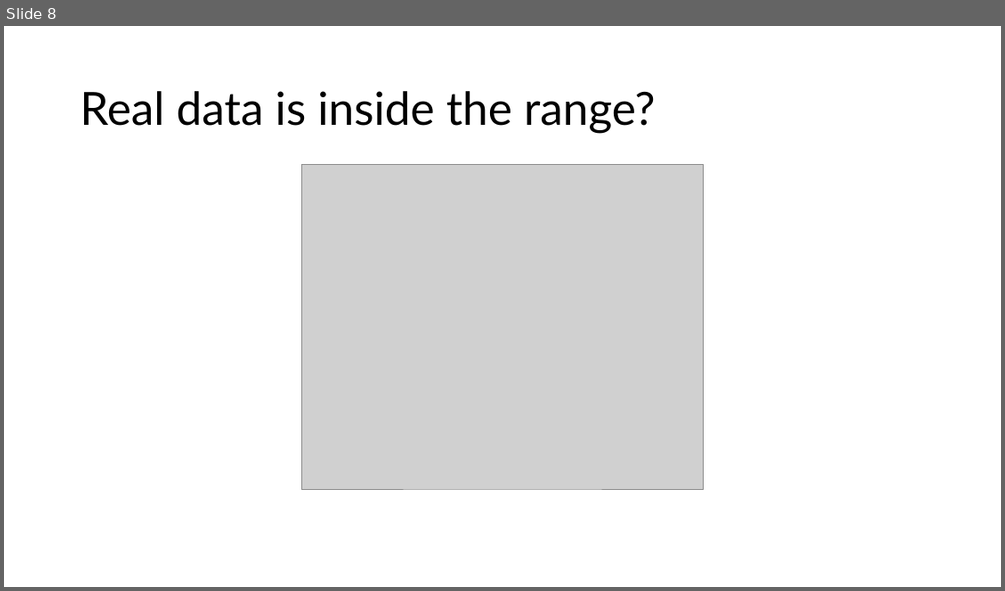
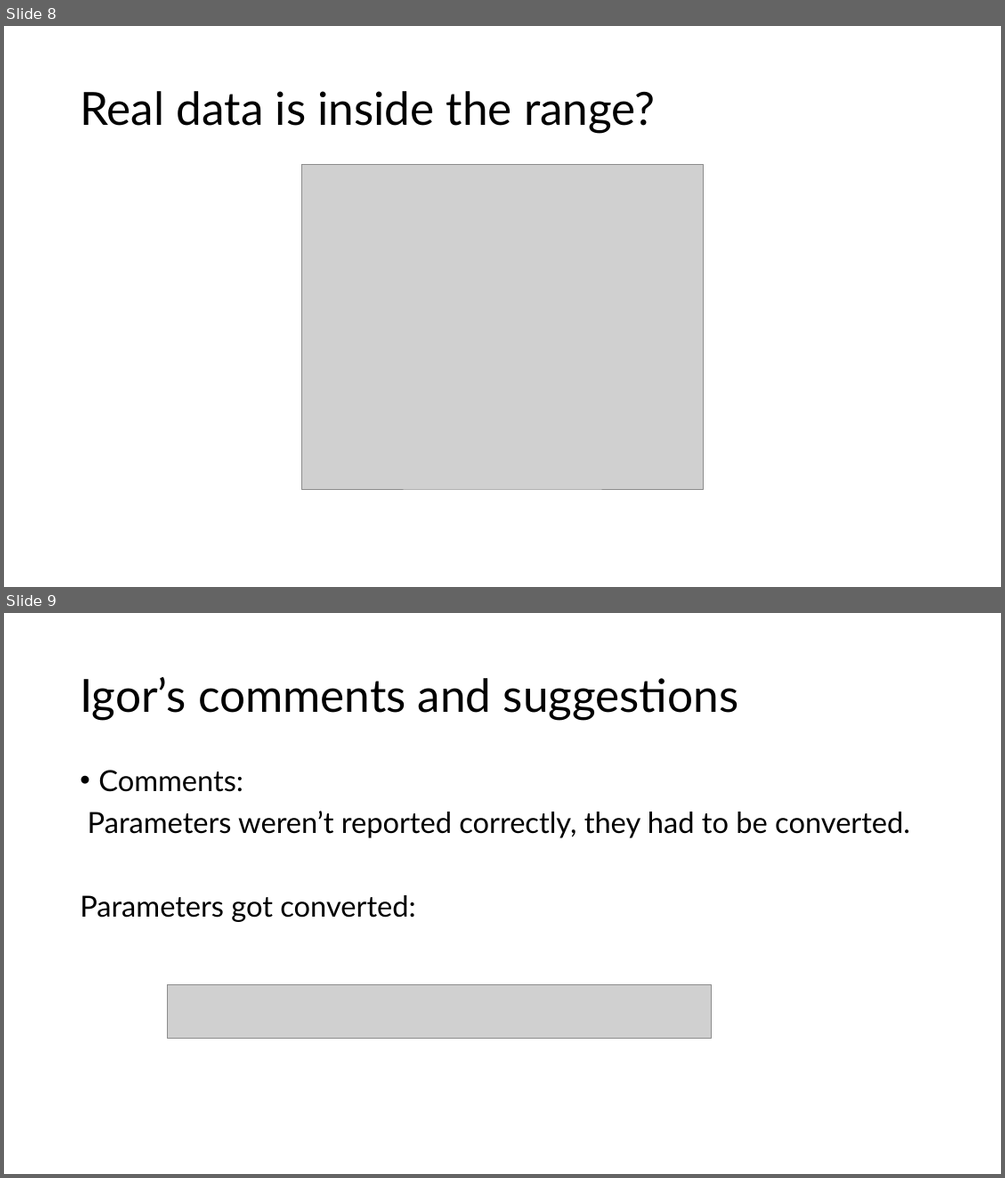
Before and after one commit to SocCog-Team/BoS-analysis, a slide deck: Simulations related to VBA fitting/SimulationSoloQlearner.pptx. Shown one above the other, each under a label of ours: slide 8 before the commit, slides 8 and 9 after it. The pictures are 1005x591 and 1005x1178 pixels, drawn with LibreOffice and Linux fonts; fonts in the diff are those of the drawing; grey boxes stand for pictures. Boxes give left, top, right and bottom in pixels: in the first picture for what was removed or moved away, otherwise in the second. Text is boxed around its words. In the diff, an @@ line names an element or a change of style, - is before the commit and + after.

```diff
--- a/Simulations related to VBA fitting/SimulationSoloQlearner.pptx
+++ b/Simulations related to VBA fitting/SimulationSoloQlearner.pptx
@@ slide 9 added at box(4, 613, 1001, 1174), background #FFFFFF @@
@@ title added at box(80, 677, 739, 720), 44 pt, text #000000 @@
+Igor’s comments and suggestions
@@ text added at box(80, 770, 910, 922), 28 pt, text #000000 @@
+• Comments:
+Parameters weren’t reported correctly, they had to be converted.
+Parameters got converted:
@@ picture added at box(168, 985, 712, 1038) @@
```
Also in this commit, not shown: 7 other slides added, 20 other files.
